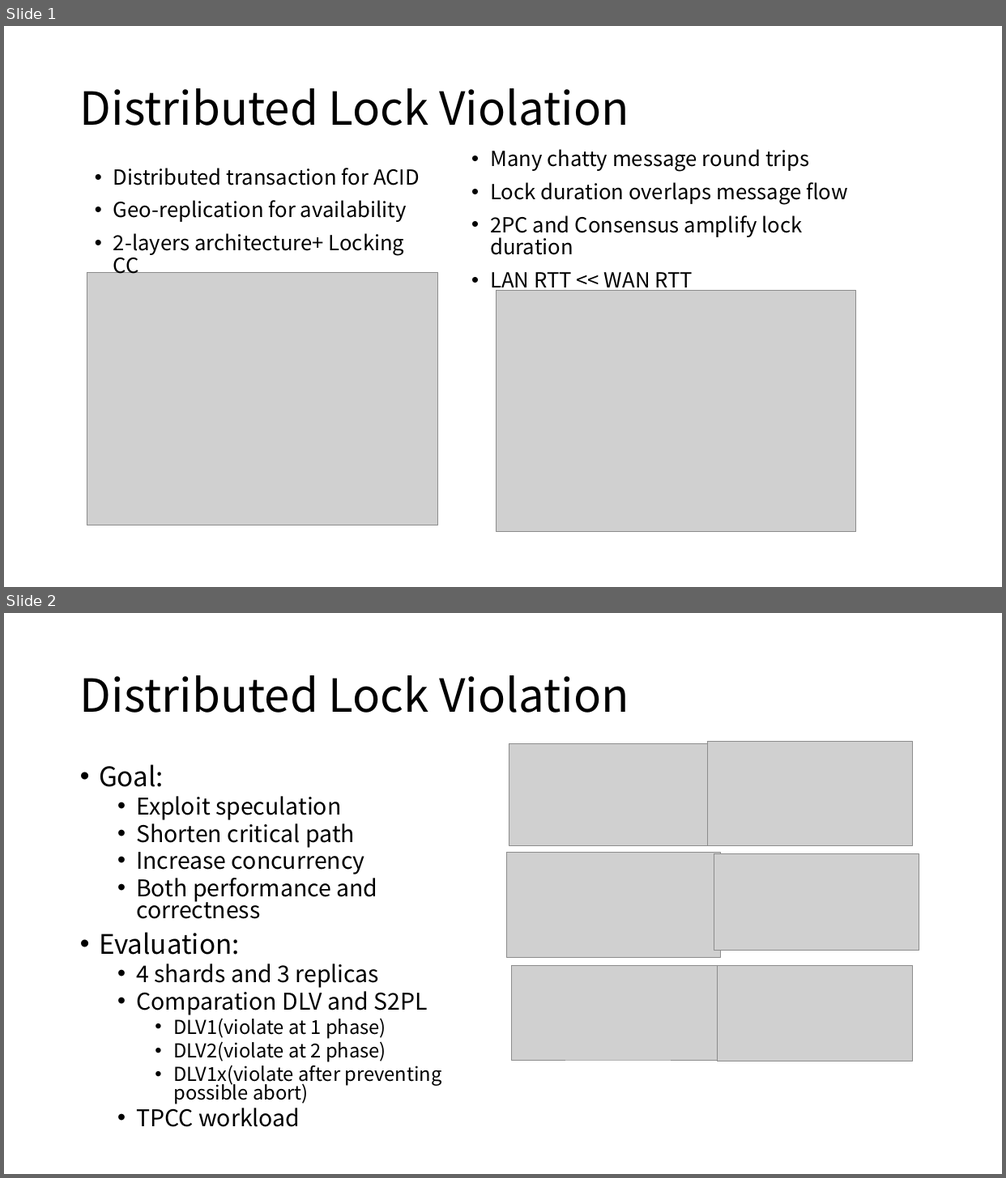
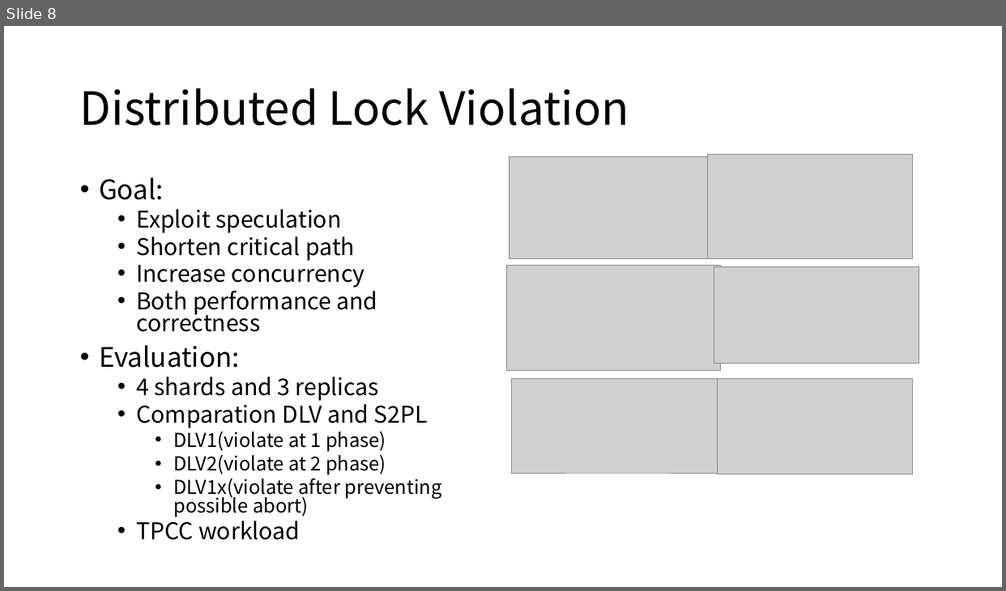
Before and after one commit to ybbh/dlv, a slide deck: figure/DLV.pptx. Shown one above the other, each under a label of ours: slides 1 and 2 before the commit, slide 8 after it. The pictures are 1006x1178 and 1006x591 pixels, drawn with LibreOffice and Linux fonts; fonts in the diff are those of the drawing; grey boxes stand for pictures. Boxes give left, top, right and bottom in pixels: in the first picture for what was removed or moved away, otherwise in the second. Text is boxed around its words. In the diff, an @@ line names an element or a change of style, - is before the commit and + after.

```diff
--- a/figure/DLV.pptx
+++ b/figure/DLV.pptx
@@ slide 1 removed at (4, 26, 1002, 587), background #FFFFFF @@
@@ title removed at (80, 88, 629, 126) @@
-Distributed Lock Violation
@@ text removed at (113, 168, 420, 278) @@
-• Distributed transaction for ACID
-• Geo-replication for availability
-• 2-layers architecture+ Locking CC
@@ text removed at (490, 149, 848, 292) @@
-• Many chatty message round trips
-• Lock duration overlaps message flow
-• 2PC and Consensus amplify lock duration
-• LAN RTT << WAN RTT
@@ picture removed at (87, 273, 437, 525) @@
@@ picture removed at (496, 290, 856, 532) @@
@@ what was slide 2 is now slide 8 @@
```
Also in this commit, not shown: 10 slides added, 2 other files.
